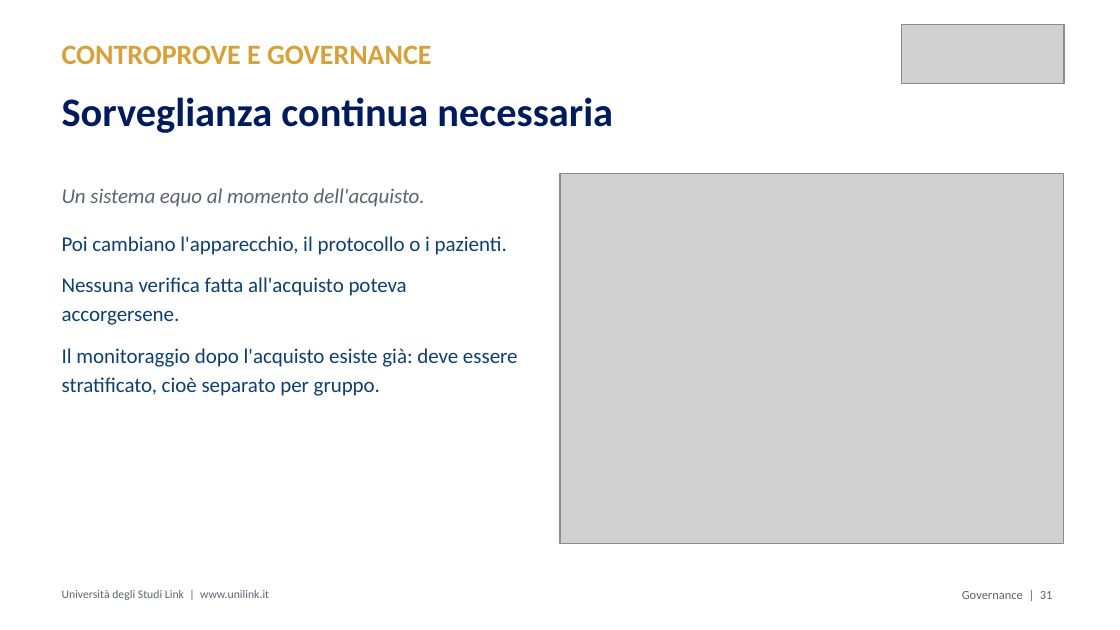
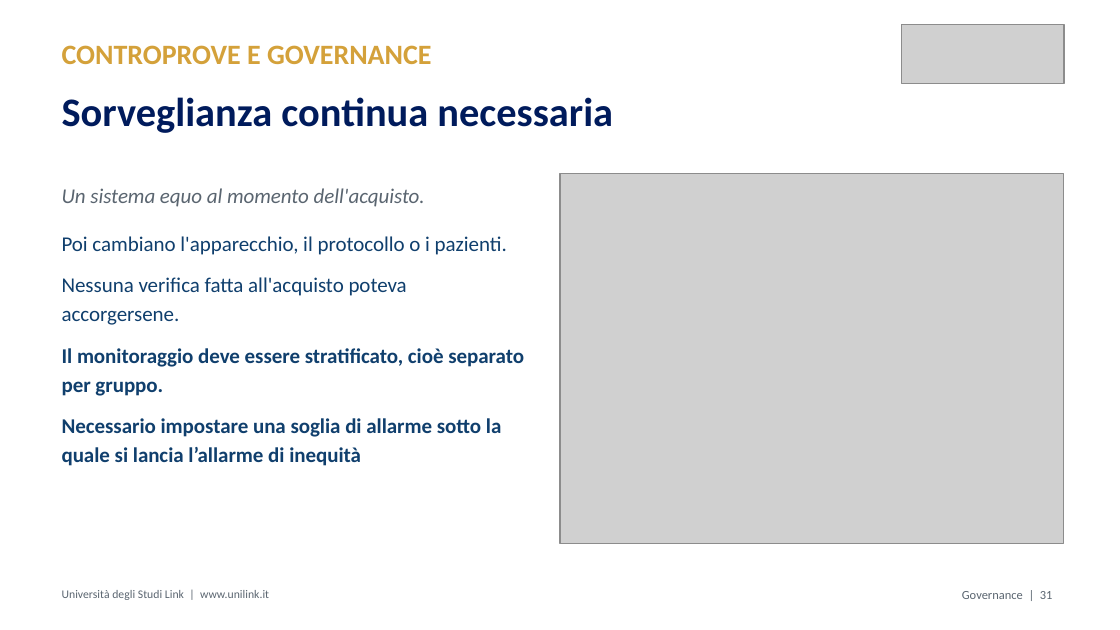
Before and after one commit to MicheleFerramola00/lezioni, a slide deck: slide 37 of slide/M2.4_Ferramola_slide.pptx. Drawn at 1120x630 pixels with LibreOffice and Linux fonts; fonts in the diff are those of the drawing; grey boxes stand for pictures. Boxes give left, top, right and bottom in pixels: in the first picture for what was removed or moved away, otherwise in the second. Text is boxed around its words. In the diff, an @@ line names an element or a change of style, - is before the commit and + after.

```diff
--- a/slide/M2.4_Ferramola_slide.pptx
+++ b/slide/M2.4_Ferramola_slide.pptx
@@ text at (x1=62, y1=348, x2=524, y2=466): text changed; bold on @@
-Il monitoraggio dopo l'acquisto esiste già: deve essere stratificato, cioè separato per gruppo.
+Il monitoraggio deve essere stratificato, cioè separato per gruppo.
+Necessario impostare una soglia di allarme sotto la quale si lancia l’allarme di inequità
```
Also in this commit, not shown: 7 other slides changed, 2 other files.
